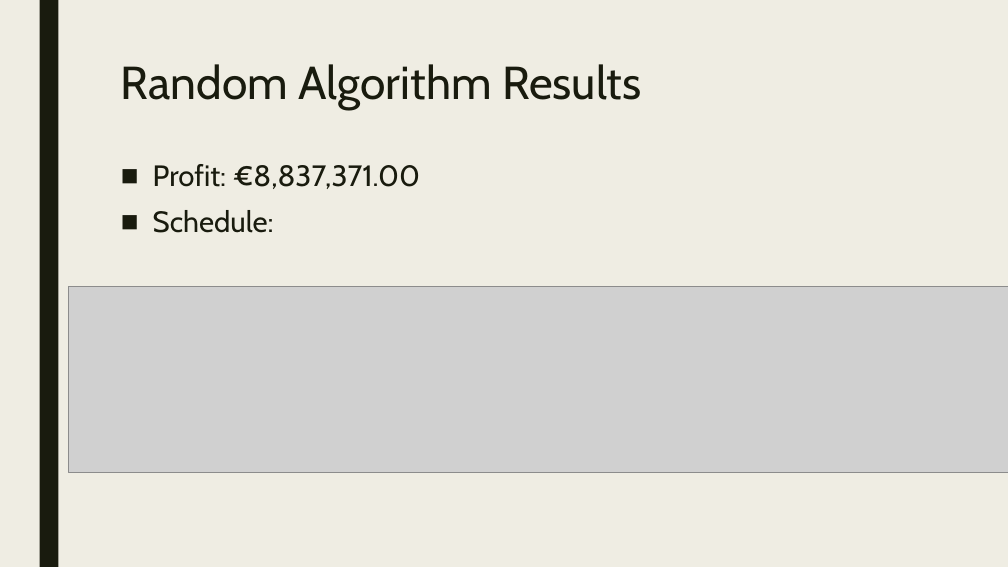
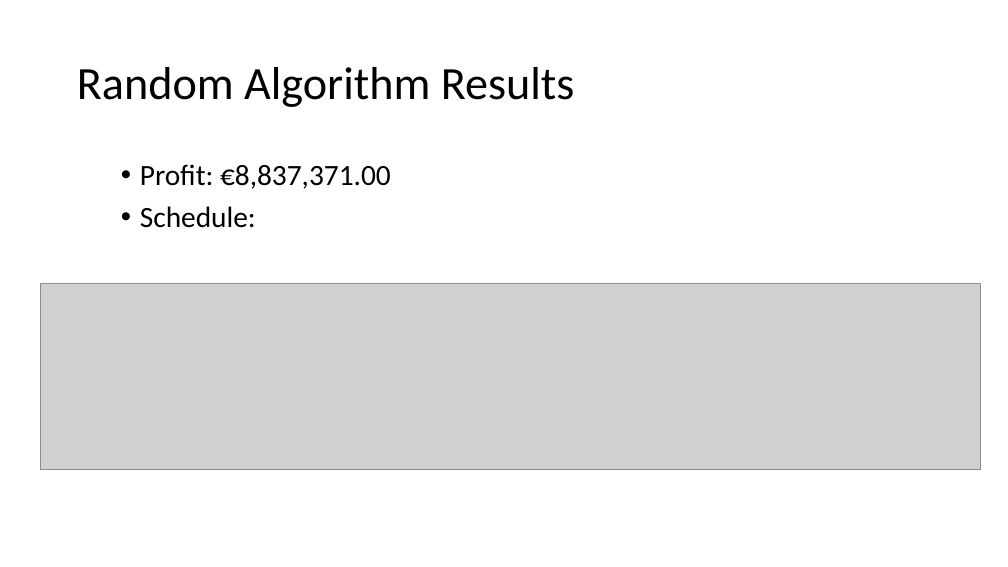
Before and after one commit to WouterDuijn/heuristic, a slide deck: slide 5 of doc/Mokum Airways.pptx (slide 4 before the commit). Drawn at 1008x567 pixels with LibreOffice and Linux fonts; fonts in the diff are those of the drawing; grey boxes stand for pictures. Boxes give left, top, right and bottom in pixels: in the first picture for what was removed or moved away, otherwise in the second. Text is boxed around its words. In the diff, an @@ line names an element or a change of style, - is before the commit and + after.

```diff
--- a/doc/Mokum Airways.pptx
+++ b/doc/Mokum Airways.pptx
@@ background #EFEDE3 to #FFFFFF @@
@@ rectangle removed at [39,0,58,567] @@
@@ title "Random Algorithm Results": place and size @@
-title "Random Algorithm Results" at [121,64,641,110]
+title "Random Algorithm Results" at [77,67,575,107]
@@ title "Random Algorithm Results" at [77,67,575,107]: font Cabin to Calibri, text colour #191B0E to #000000; line spacing 0.89 to 0.9; vertical alignment top to middle @@
@@ text "Profit: €8,837,371.00" at [140,164,391,228]: font Cabin to Calibri, text colour #191B0E to #000000; bullet ■ to •; line spacing 0.94 to 0.9; less space between paragraphs @@
@@ picture: place and size @@
-picture at [68,287,1008,473]
+picture at [40,284,980,470]
```
Also in this commit, not shown: 11 other slides changed, 1 slide added, 1 slide removed.
